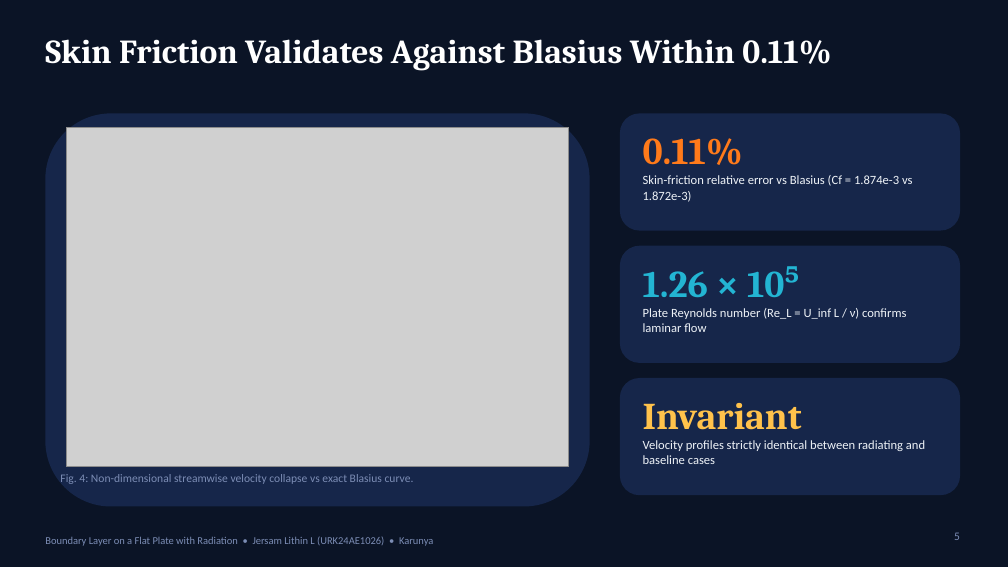
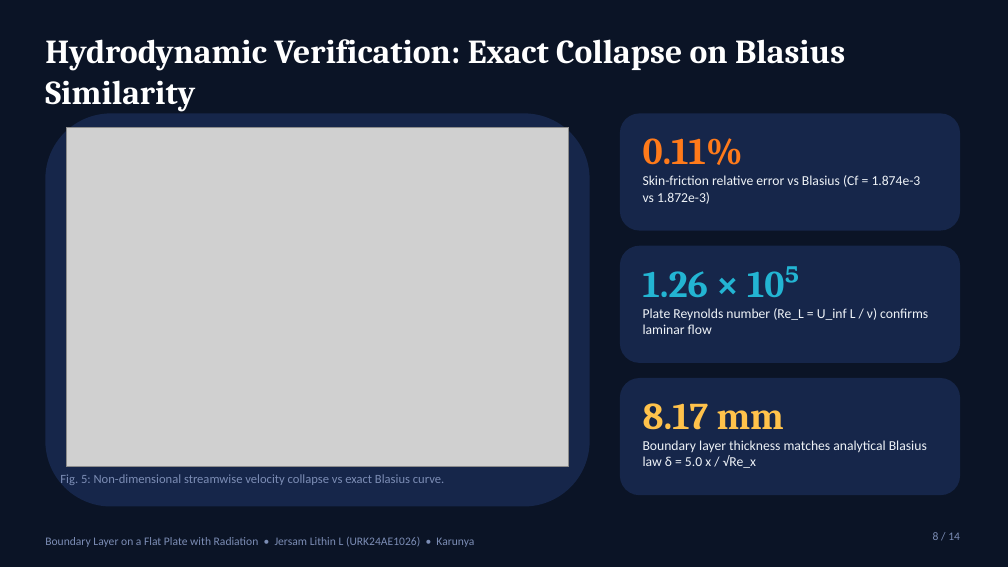
Before and after one commit to Jersam-l/flat-plate-with-radiation-cfd, a slide deck: slide 8 of Flat_Plate_Radiation_CFD_Pitch.pptx (slide 5 before the commit). Drawn at 1008x567 pixels with LibreOffice and Linux fonts; fonts in the diff are those of the drawing; grey boxes stand for pictures. Boxes give left, top, right and bottom in pixels: in the first picture for what was removed or moved away, otherwise in the second. Text is boxed around its words. In the diff, an @@ line names an element or a change of style, - is before the commit and + after.

Commit message:
feat(pitch): expanded 14-slide narrative story deck with large legible fonts for Jersam Lithin L

```diff
--- a/Flat_Plate_Radiation_CFD_Pitch.pptx
+++ b/Flat_Plate_Radiation_CFD_Pitch.pptx
@@ text at [45, 39, 845, 112]: text changed @@
-Skin Friction Validates Against Blasius Within 0.11%
+Hydrodynamic Verification: Exact Collapse on Blasius Similarity
@@ text at [643, 175, 921, 204]: size 12 to 13 pt @@
@@ text at [643, 308, 928, 334]: size 12 to 13 pt in "Plate Reynolds number (Re_L = U_inf L ..." @@
@@ text at [643, 403, 927, 468]: text changed; size 12 to 13 pt @@
-Invariant
-Velocity profiles strictly identical between radiating and baseline cases
+8.17 mm
+Boundary layer thickness matches analytical Blasius law δ = 5.0 x / √Re_x
@@ text at [60, 474, 444, 485]: text changed; size 11 to 12 pt @@
-Fig. 4: Non-dimensional streamwise velocity collapse vs exact Blasius curve.
+Fig. 5: Non-dimensional streamwise velocity collapse vs exact Blasius curve.
@@ text "Boundary Layer on a Flat ..." at [45, 537, 474, 547]: size 10 to 11 pt @@
@@ text at [933, 532, 960, 540]: text changed @@
-5
+8 / 14
```
Also in this commit, not shown: 6 other slides changed, 7 slides added, 1 slide removed, 55 other files.
